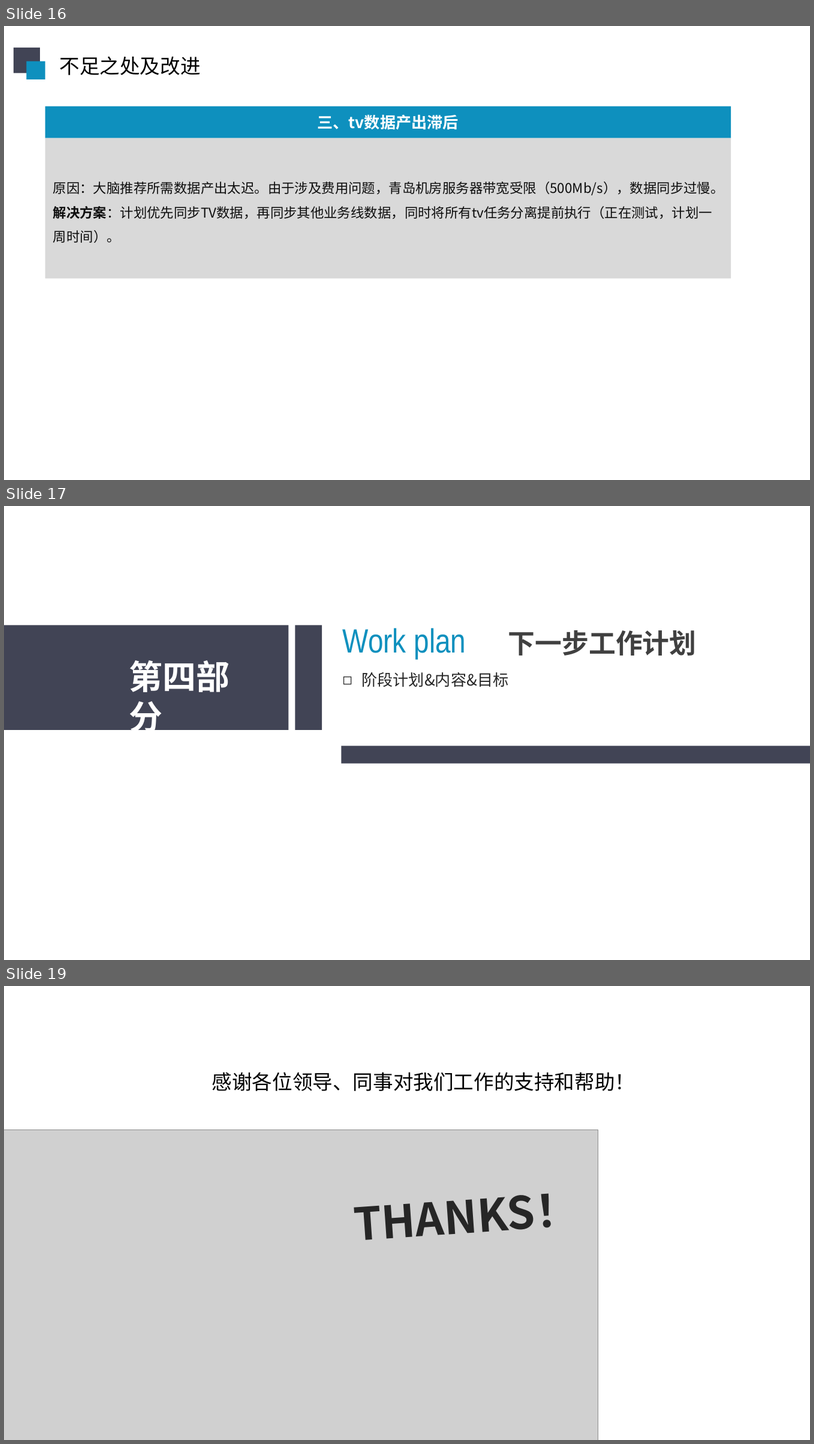
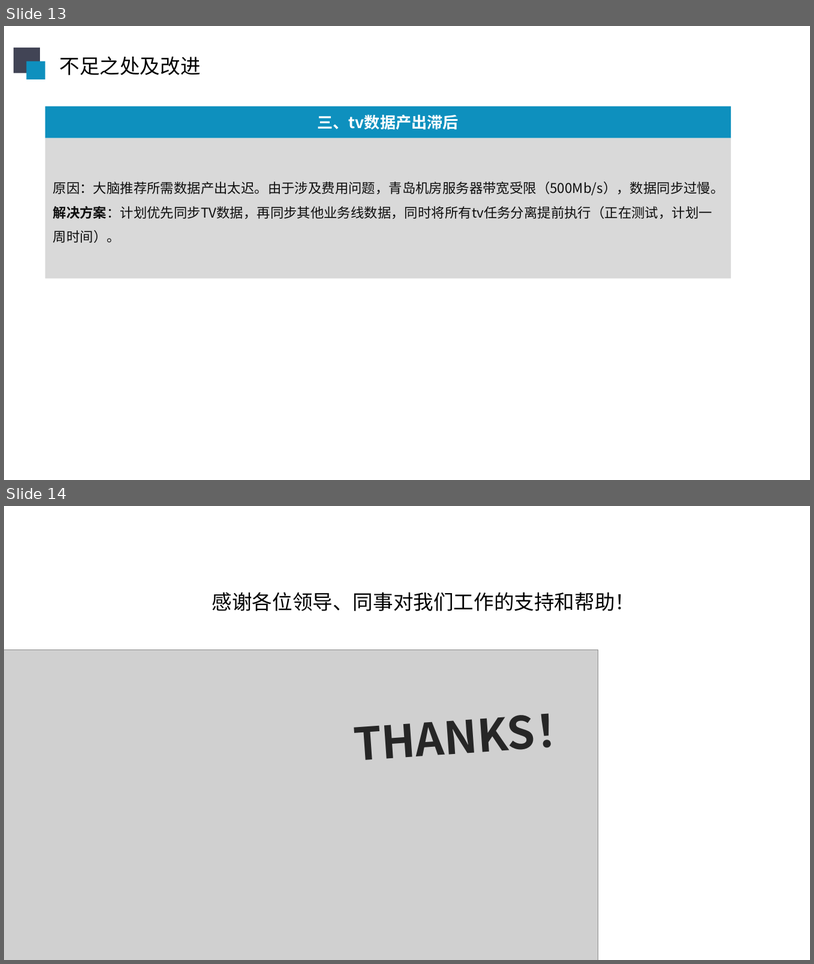
Before and after one commit to sunliangliang9201/interview_prepare, a slide deck: 在线阶段汇报20190606.pptx. Shown one above the other, each under a label of ours: slides 16, 17 and 19 before the commit, slides 13 and 14 after it; the slides between them are not shown. The pictures are 814x1444 and 814x964 pixels, drawn with LibreOffice and Linux fonts; fonts in the diff are those of the drawing; grey boxes stand for pictures. Boxes give left, top, right and bottom in pixels: in the first picture for what was removed or moved away, otherwise in the second. Text is boxed around its words. In the diff, an @@ line names an element or a change of style, - is before the commit and + after.

```diff
--- a/在线阶段汇报20190606.pptx
+++ b/在线阶段汇报20190606.pptx
@@ slide 17 removed at bbox=[4, 506, 810, 960], background #FFFFFF @@
@@ rectangle removed at bbox=[4, 625, 288, 730] @@
@@ rectangle removed at bbox=[295, 625, 322, 730] @@
@@ text removed at bbox=[343, 628, 467, 658] @@
-Work plan
@@ text removed at bbox=[509, 630, 697, 655] @@
-下一步工作计划
@@ text removed at bbox=[129, 660, 230, 738] @@
-第四部分
@@ text removed at bbox=[362, 672, 509, 687] @@
-◻ 阶段计划&内容&目标
@@ rectangle removed at bbox=[341, 745, 810, 763] @@
@@ what was slide 16 is now slide 13 @@
@@ what was slide 19 is now slide 14 @@
```
Also in this commit, not shown: 3 slides changed, 1 slide added, 5 other slides removed.
